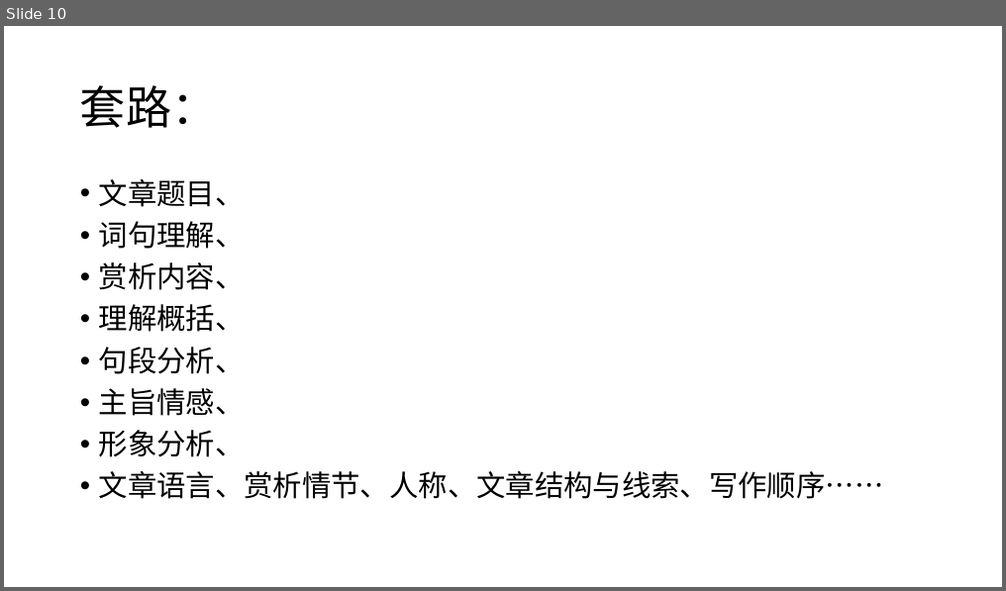
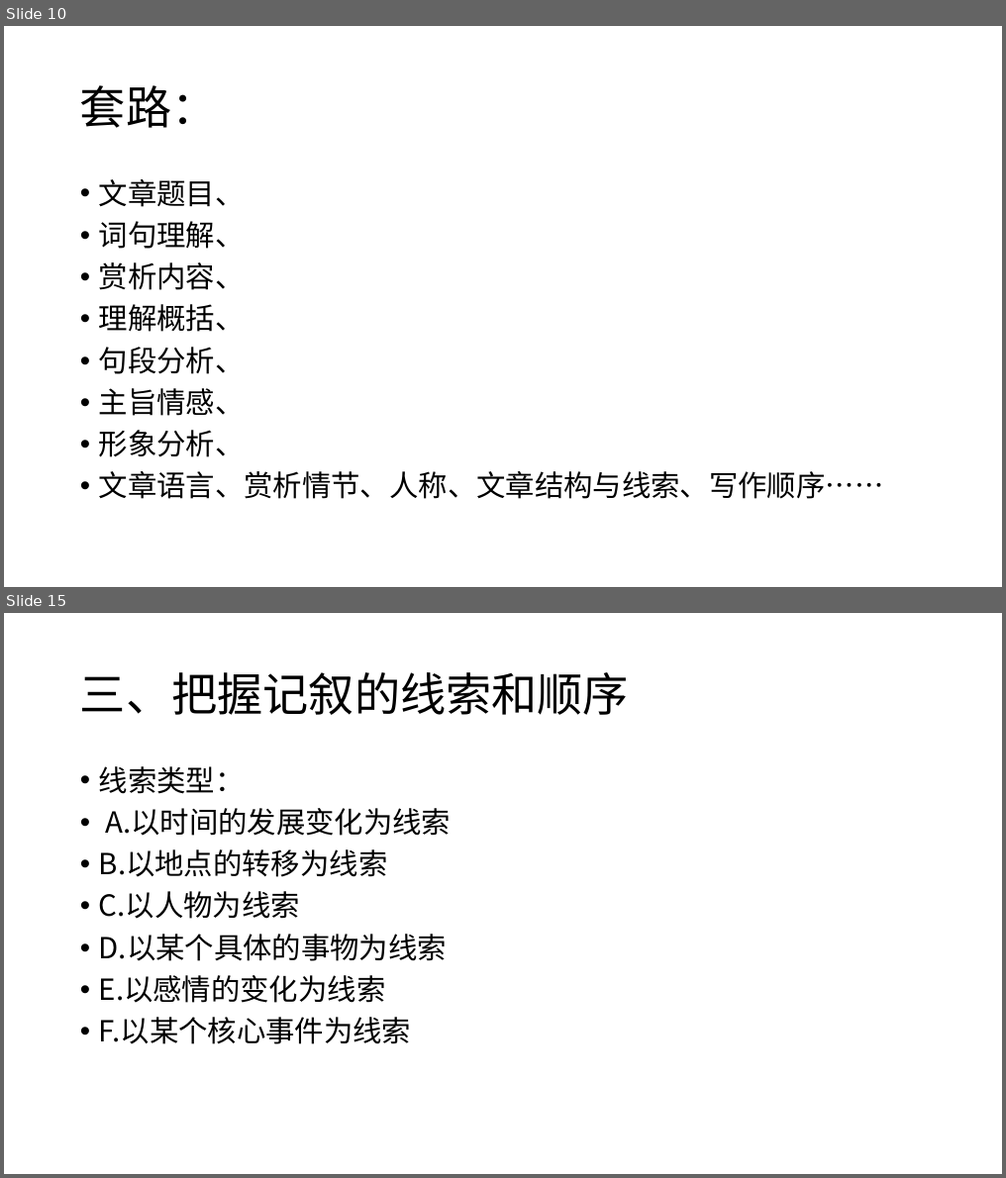
Before and after one commit to GY-feng/Notes, a slide deck: 备课-语文/PPT/文学类阅读.pptx. Shown one above the other, each under a label of ours: slide 10 before the commit, slides 10 and 15 after it; the slides between them are not shown. The pictures are 1006x591 and 1006x1178 pixels, drawn with LibreOffice and Linux fonts; fonts in the diff are those of the drawing. Boxes give left, top, right and bottom in pixels: in the first picture for what was removed or moved away, otherwise in the second. Text is boxed around its words. In the diff, an @@ line names an element or a change of style, - is before the commit and + after.

```diff
--- a/备课-语文/PPT/文学类阅读.pptx
+++ b/备课-语文/PPT/文学类阅读.pptx
@@ slide 15 added at [4,613,1002,1174], background #FFFFFF @@
@@ title added at [80,672,629,715], 44 pt, text #000000 @@
+三、把握记叙的线索和顺序
@@ text added at [99,766,450,1045], 28 pt, text #000000 @@
+• 线索类型：
+• A.以时间的发展变化为线索
+• B.以地点的转移为线索
+• C.以人物为线索
+• D.以某个具体的事物为线索
+• E.以感情的变化为线索
+• F.以某个核心事件为线索
```
Also in this commit, not shown: 32 other slides added, 1 other file.
